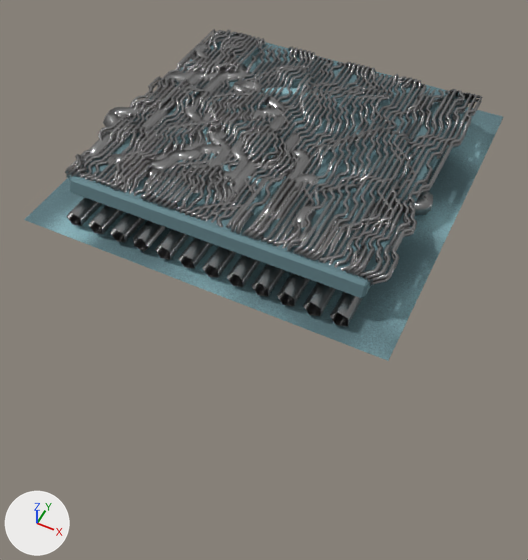
What one commit did to the glTF model sketches/homuncula/homuncula.glb.
One viewpoint serves both versions: a 50 mm lens placed at (4.19, -9.06, 7.5), pointed at (-0.38, 0.1, -3.95). Arrows for +X, +Y and +Z are at lower left; the lights stay in place. The older version comes first. Where no turn or scale is listed for an object, it has been applied to the vertices. Vertices at exactly the same position are counted once.

The first picture shows 'NurbsPath', 'NurbsPath.001', 'NurbsPath.003', 'fat', 'shoot', 'thin'.
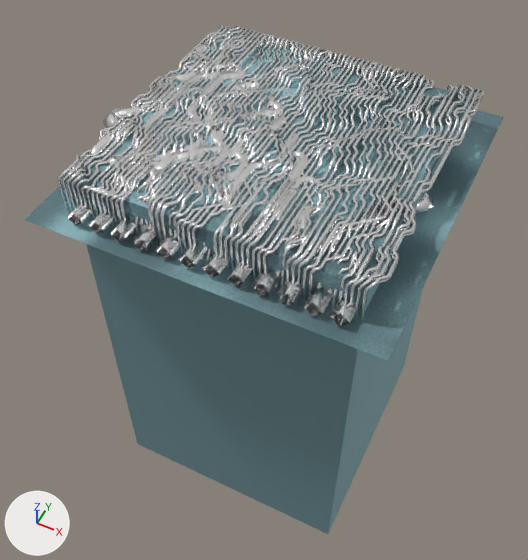
The change in detail:
Material 'pipe' (mat_pipe) changes colour from grey #9b9b9b to white #ffffff; in linear values from (0.328, 0.328, 0.328) to (1.0, 1.0, 1.0).
me_plane_008 is used by ob_shoot; location (0.0, 0.0, -0.03).
me_plane_008 had 288 vertices, 506 faces and spanned x -2.5..2.5, y -2.5..2.5, z -0.14..0.07.
me_plane_008 now has 296 vertices, 522 faces and spans x -2.5..2.5, y -2.5..2.5, z -8.32..0.07.
Part 1, on me_plane_008:
8 new vertices lie (0.0, 0.0, -8.31) away from vertices in x -2.5..2.5, y -2.5..2.5, z -0.01.
16 new faces join them.
me_nurbspath_003 is used by ob_nurbspath_001; location (0.0, 0.0, 0.03).
me_nurbspath_003 had 13808 vertices, 27152 faces and spanned x -2.64..2.74, y -2.44..2.43, z -0.08..0.13.
me_nurbspath_003 now has 14616 vertices, 28768 faces and spans x -2.64..2.74, y -2.65..2.65, z -0.67..0.13.
me_nurbspath_003 part 2: the loose piece of 240 vertices spanning x 2.39..2.74, y -2.44..2.43, z -0.06..0.13 is rebuilt with 224 vertices and now spans x 2.49..2.74, y -2.65..2.65, z -0.65..0.12.
me_nurbspath_003 part 3: the loose piece of 204 vertices spanning x 1.68..1.93, y -2.42..2.42, z -0.08..0.13 is rebuilt with 224 vertices and now spans x 1.68..1.93, y -2.65..2.65, z -0.65..0.13.
me_nurbspath_003 part 4: a new loose piece of 236 vertices spanning x 2.31..2.56, y -2.65..2.65, z -0.65..0.13, in mat_pipe (white #ffffff).
me_nurbspath_003 part 5: 140 vertices moved within x -2.55..2.56, y -2.31..2.31, z -0.03..0.13; 12912 vertices removed from x -2.64..2.65, y -2.44..2.43, z -0.08..0.13; 13480 vertices added at x -2.64..2.65, y -2.65..2.65, z -0.67..0.13.

Pixel boxes (x1, y1, x2, y2) of what changed, in the pictures (528 x 560 px; the box of a moved part takes in the faces that stretch with it):
'shoot', reshaped (mostly hidden before): before (70, 64, 461, 188); after (73, 65, 468, 534)
'NurbsPath.001', recoloured, reshaped (grey to white, 16% taller): before (65, 29, 483, 283); after (57, 24, 486, 320)
'NurbsPath', recoloured: (67, 43, 433, 326) in both
'NurbsPath.003', recoloured: (68, 33, 482, 284) in both
part 1 of me_plane_008, added: after (73, 106, 468, 534)
part 2 of me_nurbspath_003, rebuilt (11% wider, 22% taller): before (370, 95, 483, 283); after (360, 90, 486, 320)
part 3 of me_nurbspath_003, rebuilt (16% wider, 23% taller): before (318, 85, 427, 262); after (308, 79, 435, 297)
part 4 of me_nurbspath_003, added: after (349, 86, 474, 305)
part 5 of me_nurbspath_003, moved or reshaped: before (65, 29, 477, 279); after (57, 24, 480, 318)
